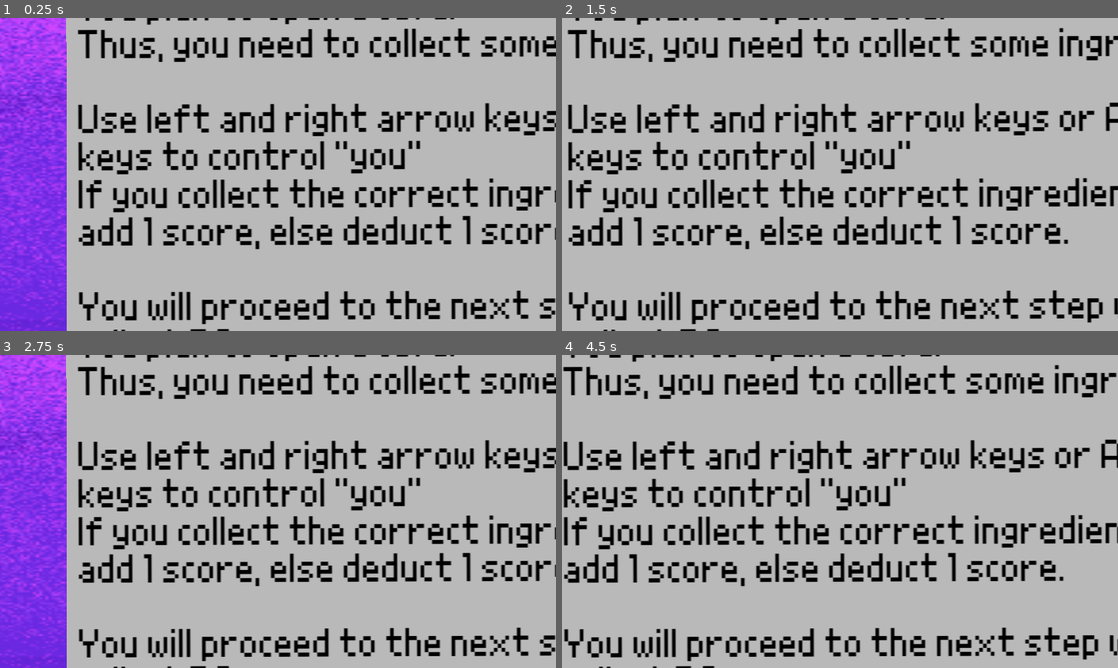
Above: before the commit, frames 1-4 (two rows, left to right).
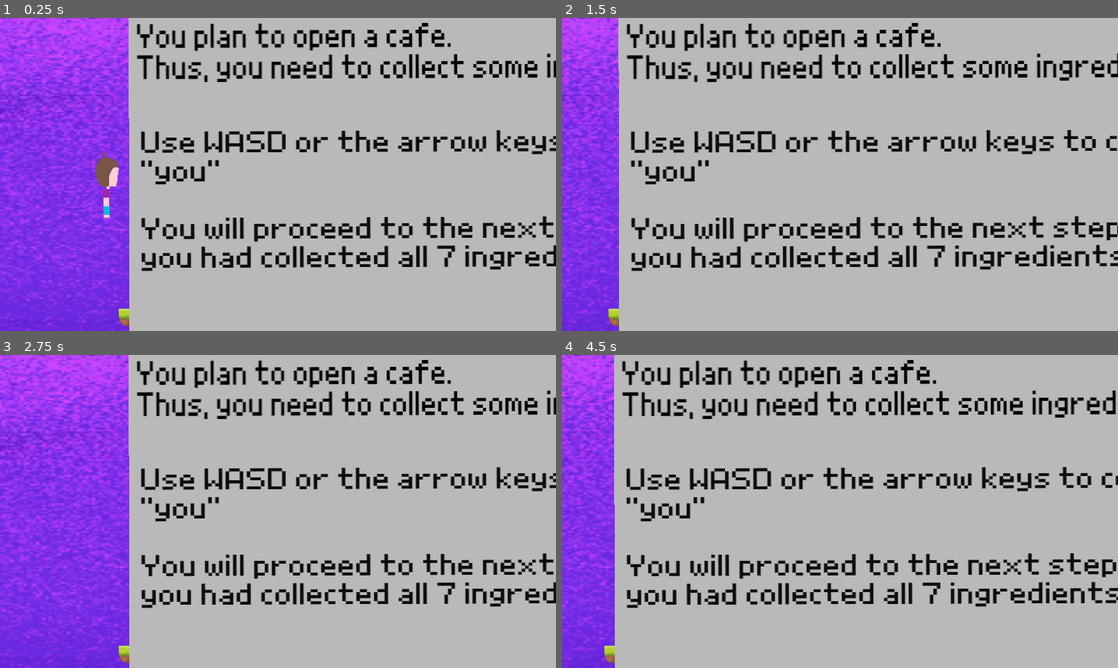
Above: after the commit, the same moments.

Repository: dreamtraveller1314/Authentic_Laksa_Cafe
Game: Godot game, scene res://scene/platformer/platformer.tscn
Same seed, same stepped clock (60 frames per second), same inputs: the game is played once before the commit and once after it. This scene is started directly instead of the project's main scene.
Inputs:
- Up to frame 1 (0.25 s): no input
- Up to frame 2 (1.5 s): tap Enter at 0.5 s; hold Right (ui_right) from 0.53 s (still down); tap Space (jump) at 0.77, 1.25 s
- Up to frame 3 (2.75 s): tap Space (jump) at 1.52 s; release Right (ui_right) at 2.03 s; hold Left (ui_left) from 2.03 s (still down)
- Up to frame 4 (4.5 s): release Left (ui_left) at 2.78 s; hold Right (ui_right) 2.78-4.28 s; tap Space (jump) at 3.02, 3.77 s; hold Left (ui_left) from 4.28 s (still down)

The runs differ from the first frame. In frame 1, 33% of the frame differs, in the area x 11-100%, y 0-100%; in frame 2, 35%, in the area x 0-100%, y 0-100%; in frame 3, 33%; in frame 4, 34%.

Commit message:
final touchup

Diff:
--- a/scene/platformer/platformer.tscn
+++ b/scene/platformer/platformer.tscn
@@ -1,10 +1,10 @@
-[gd_scene load_steps=23 format=4 uid="uid://in8y723d6p7b"]
+[gd_scene load_steps=22 format=4 uid="uid://in8y723d6p7b"]
 
 [ext_resource type="Texture2D" uid="uid://wchct3gf3jub" path="res://assets/picture/Tile.svg" id="1_05mxj"]
 [ext_resource type="Script" uid="uid://2g4rx5b0nwvx" path="res://scene/platformer/platformer.gd" id="1_s7amt"]
 [ext_resource type="Texture2D" uid="uid://cgwhs0jl0o87e" path="res://assets/picture/platformer background.png" id="1_ye5iy"]
 [ext_resource type="Script" uid="uid://c57hohke4pgr4" path="res://scene/platformer/player_2.gd" id="2_ye5iy"]
-[ext_resource type="Texture2D" uid="uid://bpmot4mtsyb1y" path="res://assets/picture/sprite collect.png" id="3_g50y5"]
+[ext_resource type="Texture2D" uid="uid://frl21vyakdbm" path="res://assets/picture/player_side.png" id="4_4oqdj"]
 [ext_resource type="Script" uid="uid://blfmlr3rvho4y" path="res://scene/platformer/collect_food.gd" id="5_weih6"]
 [ext_resource type="PackedScene" uid="uid://c37fuawp5yq7x" path="res://scene/platformer/collect_food.tscn" id="6_g3ft3"]
 [ext_resource type="Script" uid="uid://21u5dgjvhnoj" path="res://scene/platformer/collect_food2.gd" id="6_ndshc"]
@@ -13,29 +13,22 @@
 [ext_resource type="Script" uid="uid://dijp4mmb8nlwa" path="res://scene/platformer/collect_food5.gd" id="11_qijtm"]
 [ext_resource type="Script" uid="uid://v3rnyc608spl" path="res://scene/platformer/collect_food6.gd" id="12_4oqdj"]
 [ext_resource type="Script" uid="uid://drfac37v6c7gb" path="res://scene/platformer/collect_food7.gd" id="13_1l4d7"]
-[ext_resource type="Texture2D" uid="uid://d0ecddu6c8jfr" path="res://assets/picture/rule 2.png" id="14_qijtm"]
+[ext_resource type="Texture2D" uid="uid://bqwr3vuqr3kts" path="res://assets/picture/rule 1.png" id="15_1l4d7"]
 [ext_resource type="Texture2D" uid="uid://drcsfix00pte3" path="res://assets/picture/rule 3.png" id="15_4oqdj"]
 [ext_resource type="AudioStream" uid="uid://dtf563x33p0u8" path="res://assets/music/earn point.wav" id="16_4oqdj"]
 
-[sub_resource type="AtlasTexture" id="AtlasTexture_fd758"]
-atlas = ExtResource("3_g50y5")
-region = Rect2(0, 0, 1536, 864)
-
-[sub_resource type="AtlasTexture" id="AtlasTexture_uew18"]
-atlas = ExtResource("3_g50y5")
-region = Rect2(1536, 0, 1536, 864)
+[sub_resource type="AtlasTexture" id="AtlasTexture_4oqdj"]
+atlas = ExtResource("4_4oqdj")
+region = Rect2(203, 87, 50, 130)
 
 [sub_resource type="SpriteFrames" id="SpriteFrames_rjupa"]
 animations = [{
 "frames": [{
 "duration": 1.0,
-"texture": SubResource("AtlasTexture_fd758")
-}, {
-"duration": 1.0,
-"texture": SubResource("AtlasTexture_uew18")
+"texture": SubResource("AtlasTexture_4oqdj")
 }],
 "loop": true,
-"name": &"default",
+"name": &"new_animation",
 "speed": 5.0
 }]
 
@@ -574,8 +567,9 @@
 
 [node name="AnimatedSprite2D" type="AnimatedSprite2D" parent="player2"]
 position = Vector2(103, 634)
-scale = Vector2(0.17806, 0.167245)
+scale = Vector2(0.543731, 0.510706)
 sprite_frames = SubResource("SpriteFrames_rjupa")
+animation = &"new_animation"
 
 [node name="CollisionShape2D" type="CollisionShape2D" parent="player2"]
 position = Vector2(87, 637.5)
@@ -617,22 +611,22 @@
 script = ExtResource("13_1l4d7")
 
 [node name="menu 2" type="Sprite2D" parent="."]
-position = Vector2(419, 626)
-scale = Vector2(0.579184, 0.4358)
+position = Vector2(417.5, 627.5)
+scale = Vector2(0.479184, 0.349293)
 texture = ExtResource("15_4oqdj")
 
 [node name="menu" type="Sprite2D" parent="."]
 position = Vector2(417.824, 627.812)
 rotation = -0.00394738
 scale = Vector2(0.615554, 0.460128)
-texture = ExtResource("14_qijtm")
+texture = ExtResource("15_1l4d7")
 
 [node name="Button" type="Button" parent="."]
 process_mode = 3
-offset_left = -401.0
-offset_top = -595.0
-offset_right = 3231.0
-offset_bottom = 1674.0
+offset_left = -346.0
+offset_top = -582.0
+offset_right = 3286.0
+offset_bottom = 1687.0
 flat = true
 
 [node name="AudioStreamPlayer2D" type="AudioStreamPlayer2D" parent="."]
--- a/scene/platformer/player_2.gd
+++ b/scene/platformer/player_2.gd
@@ -19,6 +19,11 @@
 
 	move_and_slide()
 
+	if Input.is_action_pressed("ui_left"):
+		$AnimatedSprite2D.flip_h = true
+	if Input.is_action_pressed("ui_right"):
+		$AnimatedSprite2D.flip_h = false
+
 	for i in range(get_slide_collision_count()):
 		var collision = get_slide_collision(i)
 		var collider = collision.get_collider()
Binary file added: assets/picture/player_side.png
Not shown, changed: assets/picture/player_side.png.import
Binary file added: assets/picture/rule 1.png
Not shown, changed: assets/picture/rule 1.png.import
Binary file changed: assets/picture/rule 2.png
Not shown, removed: download (3).png.import
Not shown, removed: download.png.import
Not shown, removed: pixil-frame-0.png.import
Not shown: 1 places in scene/collect/RUNWAY.tscn that only renumber resources
